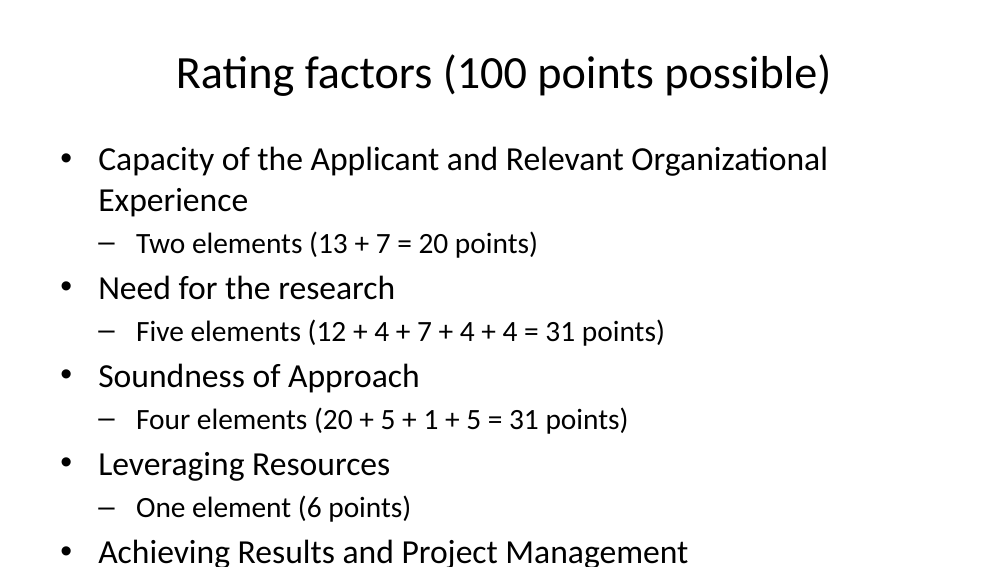
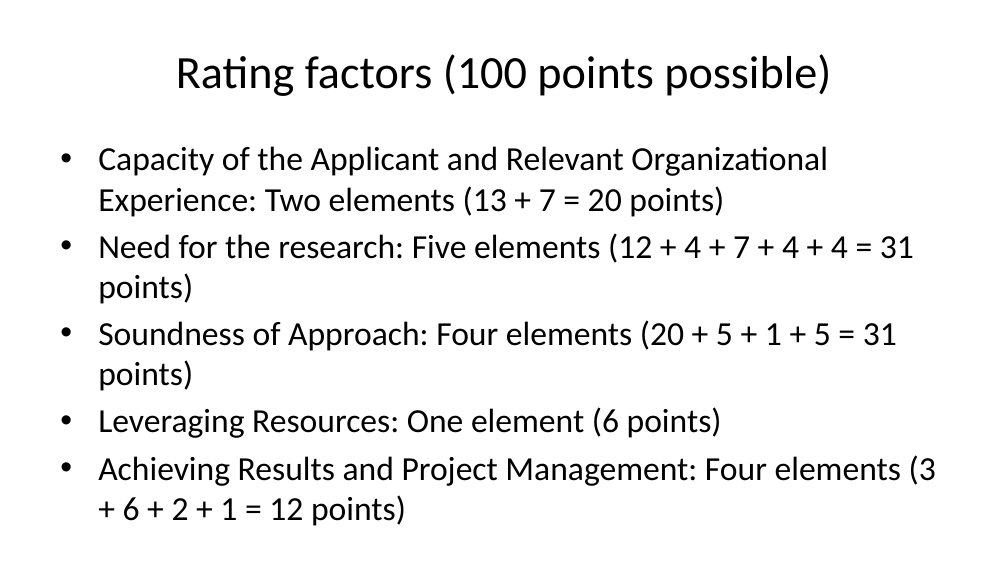
Before and after one commit to pmean/papers-and-presentations, a slide deck: slide 14 of kc-lead-impact/results/dbhi-presentation.pptx. Drawn at 1008x567 pixels with LibreOffice and Linux fonts; fonts in the diff are those of the drawing. Boxes give left, top, right and bottom in pixels: in the first picture for what was removed or moved away, otherwise in the second. Text is boxed around its words. In the diff, an @@ line names an element or a change of style, - is before the commit and + after.

```diff
--- a/kc-lead-impact/results/dbhi-presentation.pptx
+++ b/kc-lead-impact/results/dbhi-presentation.pptx
@@ text at [98, 146, 936, 526]: text changed @@
-• Capacity of the Applicant and Relevant Organizational Experience
-  – Two elements (13 + 7 = 20 points)
-• Need for the research
-  – Five elements (12 + 4 + 7 + 4 + 4 = 31 points)
-• Soundness of Approach
-  – Four elements (20 + 5 + 1 + 5 = 31 points)
-• Leveraging Resources
-  – One element (6 points)
-• Achieving Results and Project Management
-  – Four elements (3 + 6 + 2 + 1 = 12 points)
+• Capacity of the Applicant and Relevant Organizational Experience: Two elements (13 + 7 = 20 points)
+• Need for the research: Five elements (12 + 4 + 7 + 4 + 4 = 31 points)
+• Soundness of Approach: Four elements (20 + 5 + 1 + 5 = 31 points)
+• Leveraging Resources: One element (6 points)
+• Achieving Results and Project Management: Four elements (3 + 6 + 2 + 1 = 12 points)
```
Also in this commit, not shown: 3 other slides changed, 1 other file.
